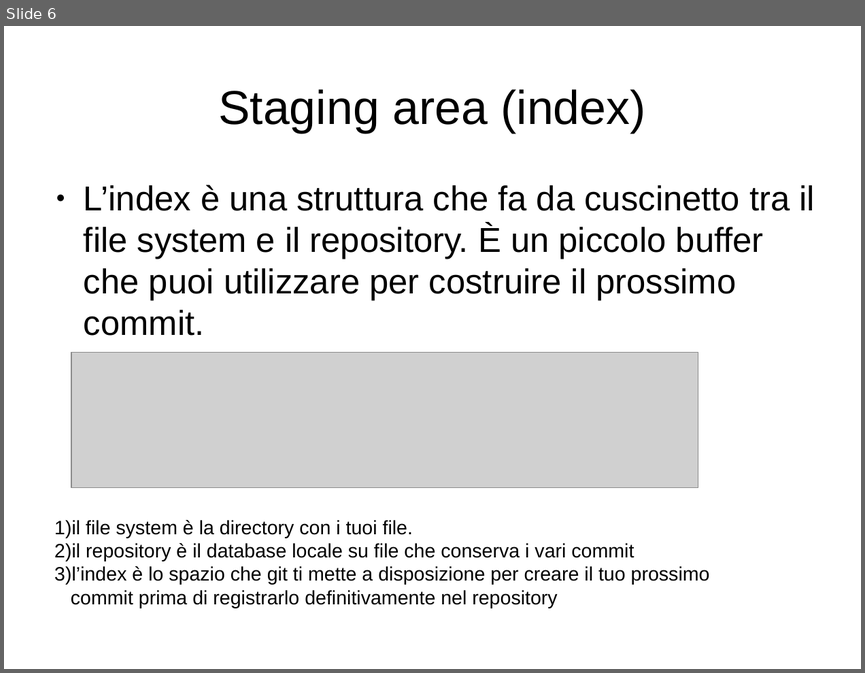
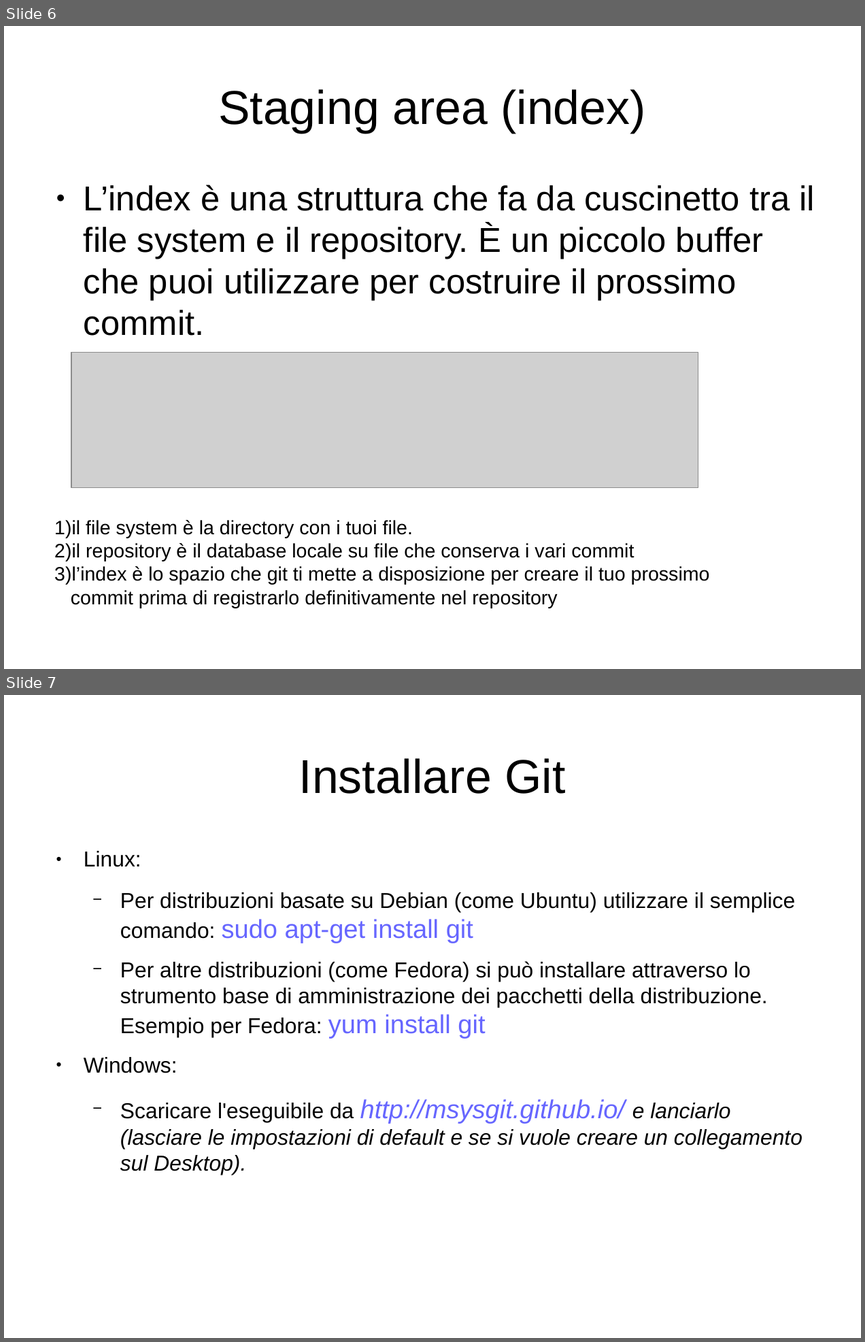
Before and after one commit to GioeleCicchini/Git-Presentation, a slide deck: presentazione git.odp. Shown one above the other, each under a label of ours: slide 6 before the commit, slides 6 and 7 after it. The pictures are 865x673 and 865x1342 pixels, drawn with LibreOffice and Linux fonts; fonts in the diff are those of the drawing; grey boxes stand for pictures. Boxes give left, top, right and bottom in pixels: in the first picture for what was removed or moved away, otherwise in the second. Text is boxed around its words. In the diff, an @@ line names an element or a change of style, - is before the commit and + after.

Commit message:
Aggiunta diapositive per installare Git

```diff
--- a/presentazione git.odp
+++ b/presentazione git.odp
@@ slide 7 added at <box>4,695,861,1338</box>, background #FFFFFF @@
@@ title added at <box>299,758,565,794</box>, 44 pt, text #000000 @@
+Installare Git
@@ text added at <box>84,851,802,1174</box>, 20 pt, text #000000 @@
+● Linux:
+  − Per distribuzioni basate su Debian (come Ubuntu) utilizzare il semplice comando: sudo apt-get install git
+  − Per altre distribuzioni (come Fedora) si può installare attraverso lo strumento base di amministrazione dei pacchetti della distribuzione. Esempio per Fedora: yum install git
+● Windows:
+  − Scaricare l'eseguibile da http://msysgit.github.io/ e lanciarlo (lasciare le impostazioni di default e se si vuole creare un collegamento sul Desktop).
```
Also in this commit, not shown: 1 other slide added.
